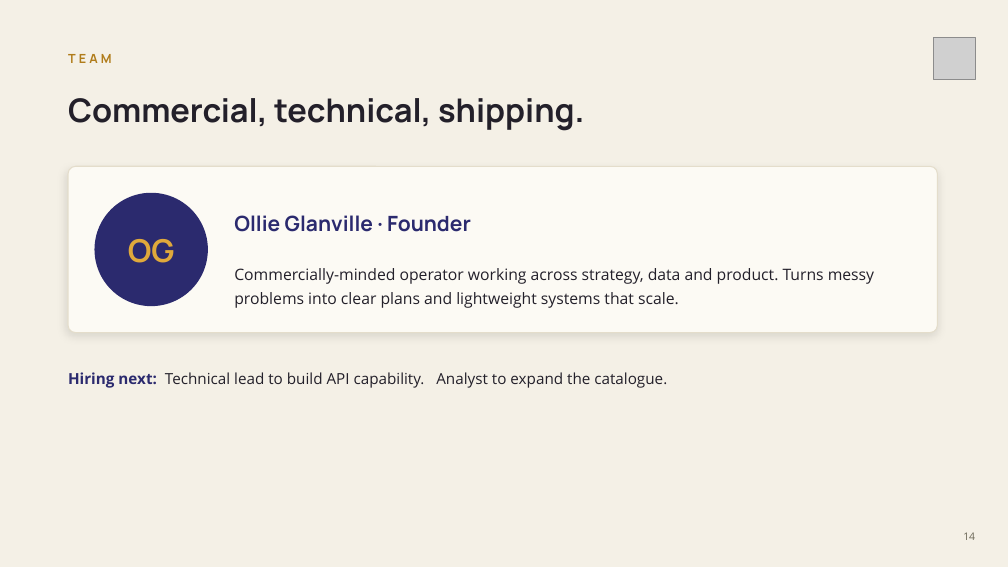
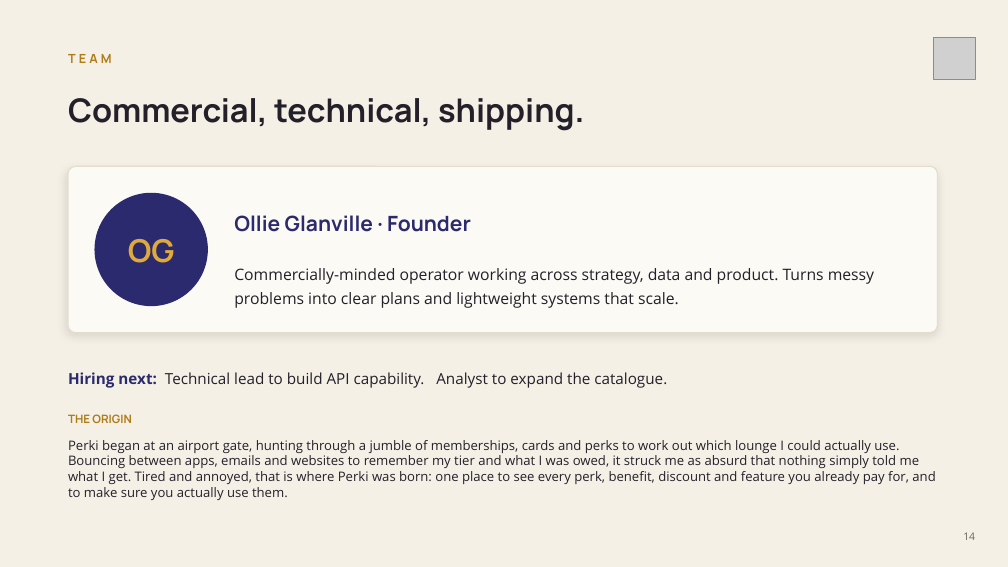
Before and after one commit to oglanville/Perki-App, a slide deck: slide 14 of 00 - perki-docs/05 - OUTPUTS/Perki-Pitch-Deck.pptx. Drawn at 1008x567 pixels with LibreOffice and Linux fonts; fonts in the diff are those of the drawing; grey boxes stand for pictures. Boxes give left, top, right and bottom in pixels: in the first picture for what was removed or moved away, otherwise in the second. Text is boxed around its words. In the diff, an @@ line names an element or a change of style, - is before the commit and + after.

```diff
--- a/00 - perki-docs/05 - OUTPUTS/Perki-Pitch-Deck.pptx
+++ b/00 - perki-docs/05 - OUTPUTS/Perki-Pitch-Deck.pptx
@@ text added at (68, 414, 132, 423), 11 pt, text #B07C1A, bold @@
+THE ORIGIN
@@ text added at (68, 440, 935, 500), 12.5 pt, text #23202A @@
+Perki began at an airport gate, hunting through a jumble of memberships, cards and perks to work out which lounge I could actually use. Bouncing between apps, emails and websites to remember my tier and what I was owed, it struck me as absurd that nothing simply told me what I get. Tired and annoyed, that is where Perki was born: one place to see every perk, benefit, discount and feature you already pay for, and to make sure you actually use them.
```
Also in this commit, not shown: 4 other slides changed, 1 slide added, 1 slide removed, 7 other files.
